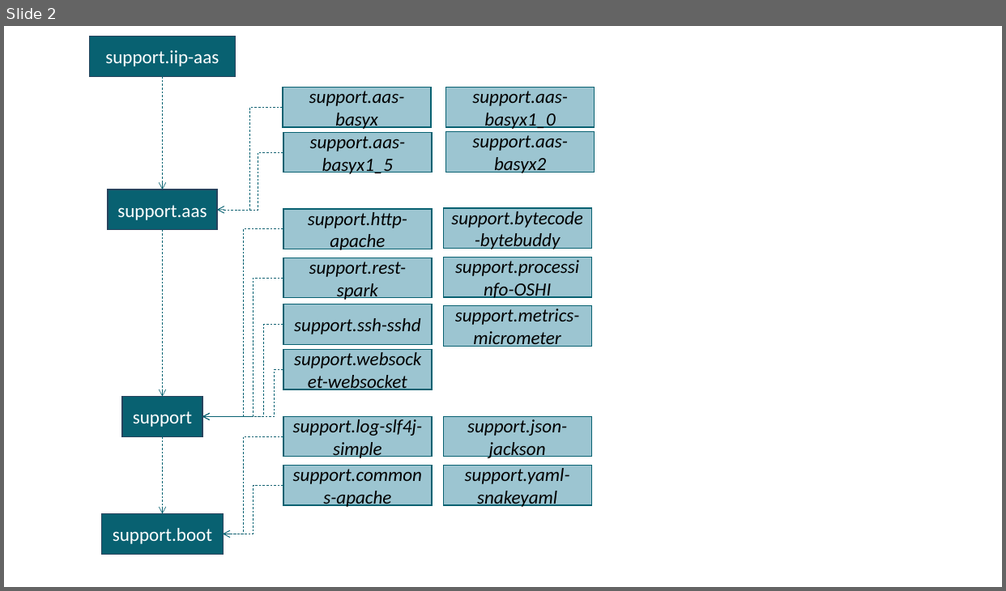
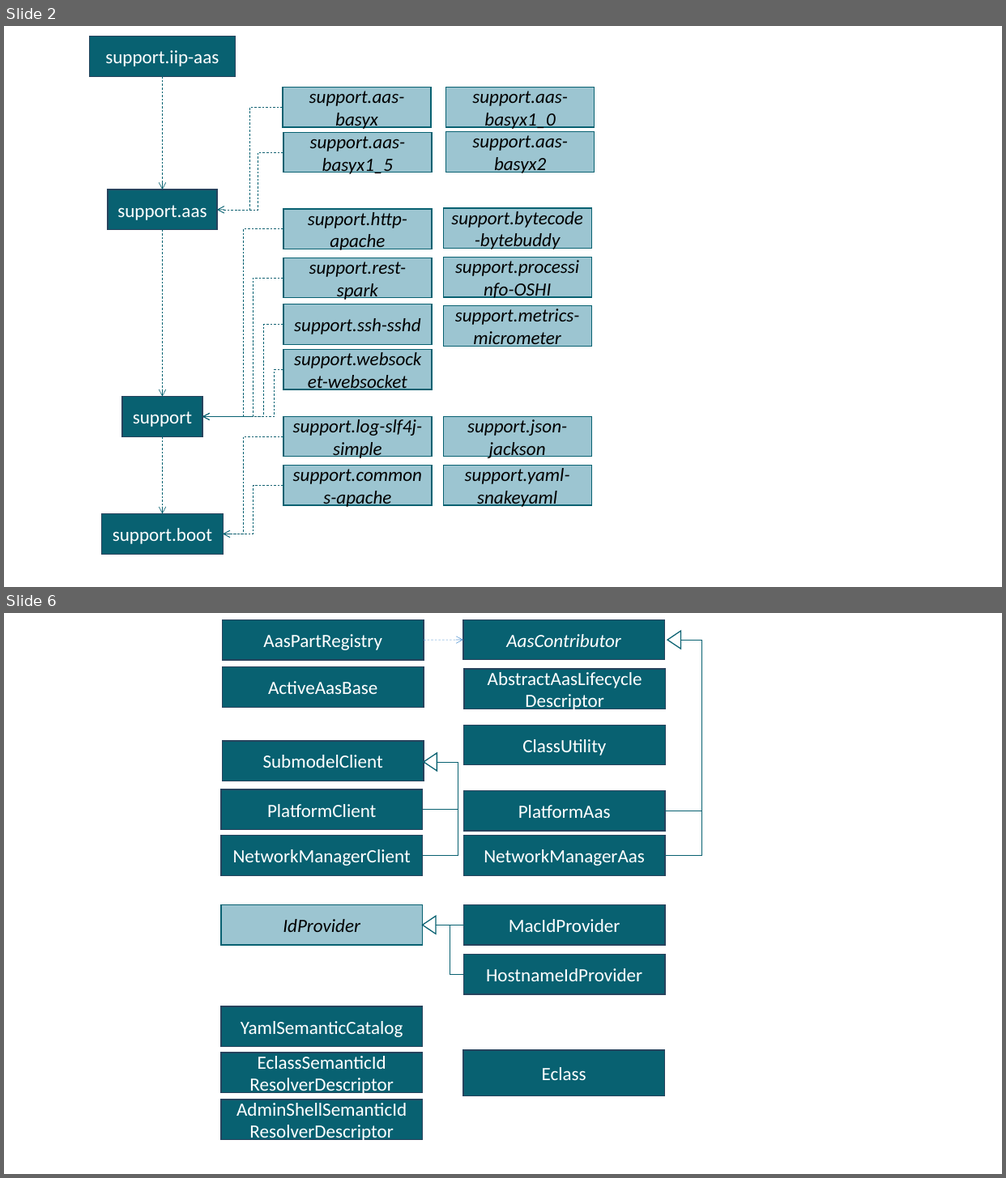
Before and after one commit to iip-ecosphere/platform, a slide deck: platform/documentation/src/HandbookFigures.pptx. Shown one above the other, each under a label of ours: slide 2 before the commit, slides 2 and 6 after it; the slides between them are not shown. The pictures are 1006x591 and 1006x1178 pixels, drawn with LibreOffice and Linux fonts; fonts in the diff are those of the drawing. Boxes give left, top, right and bottom in pixels: in the first picture for what was removed or moved away, otherwise in the second. Text is boxed around its words. In the diff, an @@ line names an element or a change of style, - is before the commit and + after.

```diff
--- a/platform/documentation/src/HandbookFigures.pptx
+++ b/platform/documentation/src/HandbookFigures.pptx
@@ slide 6 added at (x1=4, y1=613, x2=1002, y2=1174), background #FFFFFF @@
@@ rectangle added at (x1=223, y1=619, x2=424, y2=660), fill #086171, outline #28445D 1 pt, 18 pt, text #FFFFFF @@
+AasPartRegistry
@@ rectangle added at (x1=463, y1=619, x2=665, y2=660), fill #086171, outline #28445D 1 pt, 18 pt, text #FFFFFF, italic @@
+AasContributor
@@ triangle added at (x1=667, y1=631, x2=681, y2=649), outline #086171 1 pt @@
@@ arrow added from (424, 640) to (463, 640), #5B9BD5 0.5 pt dashed @@
@@ elbow line added from (681, 640) to (665, 811), #086171 0.5 pt @@
@@ elbow line added from (681, 640) to (665, 855), #086171 0.5 pt @@
@@ rectangle added at (x1=223, y1=667, x2=424, y2=707), fill #086171, outline #28445D 1 pt, 18 pt, text #FFFFFF @@
+ActiveAasBase
@@ rectangle added at (x1=464, y1=669, x2=666, y2=709), fill #086171, outline #28445D 1 pt, 18 pt, text #FFFFFF @@
+AbstractAasLifecycle
+Descriptor
@@ rectangle added at (x1=463, y1=726, x2=665, y2=766), fill #086171, outline #28445D 1 pt, 18 pt, text #FFFFFF @@
+ClassUtility
@@ rectangle added at (x1=223, y1=741, x2=424, y2=781), fill #086171, outline #28445D 1 pt, 18 pt, text #FFFFFF @@
+SubmodelClient
@@ triangle added at (x1=424, y1=753, x2=437, y2=771), outline #086171 1 pt @@
@@ elbow line added from (437, 762) to (423, 810), #086171 0.5 pt @@
@@ elbow line added from (437, 762) to (423, 855), #086171 0.5 pt @@
@@ rectangle added at (x1=221, y1=790, x2=423, y2=830), fill #086171, outline #28445D 1 pt, 18 pt, text #FFFFFF @@
+PlatformClient
@@ rectangle added at (x1=463, y1=791, x2=665, y2=832), fill #086171, outline #28445D 1 pt, 18 pt, text #FFFFFF @@
+PlatformAas
@@ rectangle added at (x1=221, y1=835, x2=423, y2=875), fill #086171, outline #28445D 1 pt, 18 pt, text #FFFFFF @@
+NetworkManagerClient
@@ rectangle added at (x1=463, y1=835, x2=665, y2=875), fill #086171, outline #28445D 1 pt, 18 pt, text #FFFFFF @@
+NetworkManagerAas
@@ rectangle added at (x1=221, y1=905, x2=423, y2=945), fill #9CC5D1, outline #086171 1 pt, 18 pt, text #000000, italic @@
+IdProvider
@@ triangle added at (x1=423, y1=916, x2=436, y2=934), outline #086171 1 pt @@
@@ elbow line added from (436, 925) to (463, 925), #086171 0.5 pt @@
@@ elbow line added from (436, 925) to (463, 974), #086171 0.5 pt @@
@@ rectangle added at (x1=463, y1=905, x2=665, y2=945), fill #086171, outline #28445D 1 pt, 18 pt, text #FFFFFF @@
+MacIdProvider
@@ rectangle added at (x1=463, y1=954, x2=665, y2=995), fill #086171, outline #28445D 1 pt, 18 pt, text #FFFFFF @@
+HostnameIdProvider
@@ rectangle added at (x1=221, y1=1007, x2=423, y2=1047), fill #086171, outline #28445D 1 pt, 18 pt, text #FFFFFF @@
+YamlSemanticCatalog
@@ rectangle added at (x1=221, y1=1053, x2=423, y2=1093), fill #086171, outline #28445D 1 pt, 18 pt, text #FFFFFF @@
+EclassSemanticId
+ResolverDescriptor
@@ rectangle added at (x1=463, y1=1051, x2=665, y2=1097), fill #086171, outline #28445D 1 pt, 18 pt, text #FFFFFF @@
+Eclass
@@ rectangle added at (x1=221, y1=1100, x2=423, y2=1140), fill #086171, outline #28445D 1 pt, 18 pt, text #FFFFFF @@
+AdminShellSemanticId
+ResolverDescriptor
```
Also in this commit, not shown: 1 slide changed, 3 other slides added, 1 slide removed, 3 other files.
